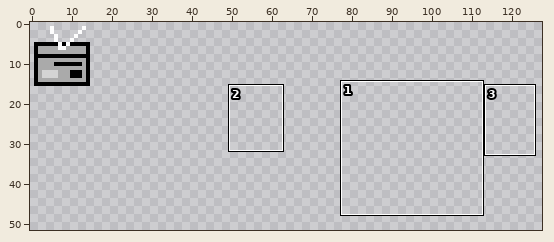
Sprite sheet, stored at sprites/world/building/spr_decor.png. Above: a wide view before the commit, with the close-up outlined.
Close-up. Before the commit:
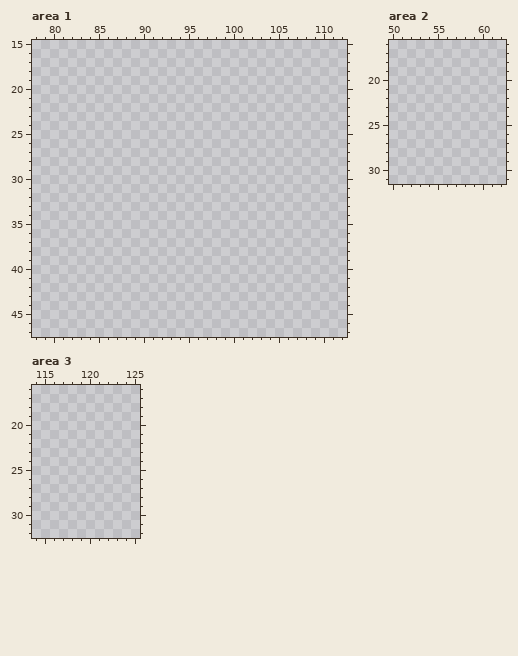
The file is 128x128 pixels. Shown: area 1: x 78..112, y 15..47; area 2: x 50..62, y 16..31; area 3: x 114..125, y 16..32. The wide view leaves out empty margins. The commit also changed other parts of the picture, which this record leaves out.
Now the later version:
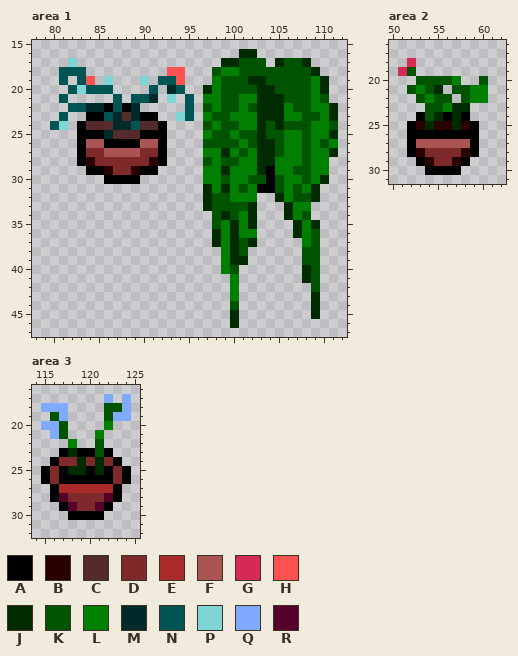
Palette (. is transparent): A #000000  B #2a0000  C #542a2a  D #7f2a2a  E #aa2a2a  F #aa5454  G #d42a54  H #fc5252  J #002a00  K #005400  L #007f00  M #002a2a  N #005454  P #7fd4d4  Q #7faafe  R #54002a
The exact change:
Area 1:
y 16: x 101..102 .. -> JJ
y 17: x 82 . -> P; x 99..103 ..... -> JJKKK; x 105..108 .... -> JKKJ
y 18: x 81..83 ... -> NNN; x 93..94 .. -> HH; x 98..109 ............ -> KLLKKKKKKKKJ
y 19: x 81 . -> N; x 83..84 .. -> NH; x 86 . -> P; x 90 . -> P; x 92..94 ... -> NNH; x 98..110 ............. -> LKKKJJKKKKKLJ
y 20: x 82..86 ..... -> NPNNN; x 91 . -> N; x 93..94 .. -> MN; x 97..110 .............. -> JLKKKKJJKKKKLJ
y 21: x 81 . -> N; x 87 . -> N; x 89..91 ... -> NNM; x 93 . -> P; x 95 . -> N; x 97..110 .............. -> LLKKLLJJJKKKLK
y 22: x 82..89 ........ -> NNMMANAM; x 95 . -> N; x 97..111 ............... -> KLKKLKJJJLKKLLJ
y 23: x 81 . -> N; x 84..91 ........ -> AANMCMAA; x 94..95 .. -> PN; x 97..111 ............... -> LKKLLLJJJLLKKLJ
y 24: x 80..81 .. -> NP; x 83..92 .......... -> ACCCMMNCCA; x 97..111 ............... -> KLKKLLJKJKKKLLK
y 25: x 83..92 .......... -> AAAMCCCAAA; x 97..111 ............... -> LKKLKKJKKLLKLLJ
y 26: x 83..92 .......... -> AFFAAAAFFA; x 97..111 ............... -> KKKKLKJJKLLKLKL
y 27: x 83..92 .......... -> ADDFFFFDDA; x 97..111 ............... -> LLJLKLJJKLLKLLJ
y 28: x 83..92 .......... -> ABDDDDDDBA; x 97..110 .............. -> KLKKLLJJLLLKLL
y 29: x 84..91 ........ -> AABDDBAA; x 97..110 .............. -> LLJLLLJALLKKLL
y 30: x 86..89 .... -> AAAA; x 97..110 .............. -> LLKLLKKAKLLKLJ
y 31: x 97..109 ............. -> JLJLKLAAKLKLJ
y 32: x 97..102 ...... -> JKKLLL; x 105..109 ..... -> JLKKJ
y 33: x 97..102 ...... -> JKKKKJ; x 106..108 ... -> JLL
y 34: x 98..102 ..... -> KJKLJ; x 106..108 ... -> JLK
y 35: x 98..102 ..... -> KLJLJ; x 107..109 ... -> JLJ
y 36: x 98..102 ..... -> JLJLL; x 107..109 ... -> JLK
y 37: x 98..102 ..... -> JLJKJ; x 108..109 .. -> LK
y 38: x 99..101 ... -> LJK; x 108..109 .. -> KK
y 39: x 99..101 ... -> LJJ; x 108..109 .. -> KK
y 40: x 99..100 .. -> LK; x 108..109 .. -> JK
y 41: x 100 . -> L; x 108..109 .. -> JK
y 42: x 100 . -> L; x 109 . -> K
y 43: x 100 . -> L; x 109 . -> J
y 44: x 100 . -> K; x 109 . -> J
y 45: x 100 . -> J; x 109 . -> J
y 46: x 100 . -> J
Area 2:
y 18: x 52 . -> G
y 19: x 51..52 .. -> GK
y 20: x 53..57 ..... -> KKKKL; x 60 . -> K
y 21: x 52..55 .... -> KLKJ; x 57..60 .... -> KKLL
y 22: x 53..56 .... -> KLKK; x 58..60 ... -> KLL
y 23: x 54..58 ..... -> KKLJJ
y 24: x 53..58 ...... -> AKJAJA
y 25: x 52..59 ........ -> ABJBBJBA
y 26: x 52..59 ........ -> AAAAAAAA
y 27: x 52..59 ........ -> AFFFFFFA
y 28: x 52..59 ........ -> ABDDDDBA
y 29: x 53..58 ...... -> ABDDBA
y 30: x 54..57 .... -> AAAA
Area 3:
y 17: x 122 . -> Q; x 124 . -> Q
y 18: x 115..117 ... -> QQQ; x 122..124 ... -> KKQ
y 19: x 116..117 .. -> KQ; x 122..124 ... -> KQQ
y 20: x 115..117 ... -> QQK; x 122 . -> L
y 21: x 116..117 .. -> QK; x 121 . -> L
y 22: x 118 . -> L; x 121 . -> K
y 23: x 117..122 ...... -> AJAAKA
y 24: x 116..123 ........ -> ADDJDJDA
y 25: x 115..124 .......... -> ADAJJAJADA
y 26: x 115..124 .......... -> ADAAAAAADA
y 27: x 116..123 ........ -> AEEEEEEA
y 28: x 116..123 ........ -> ARDDDDRA
y 29: x 117..122 ...... -> ARDDRA
y 30: x 118..121 .... -> AAAA
